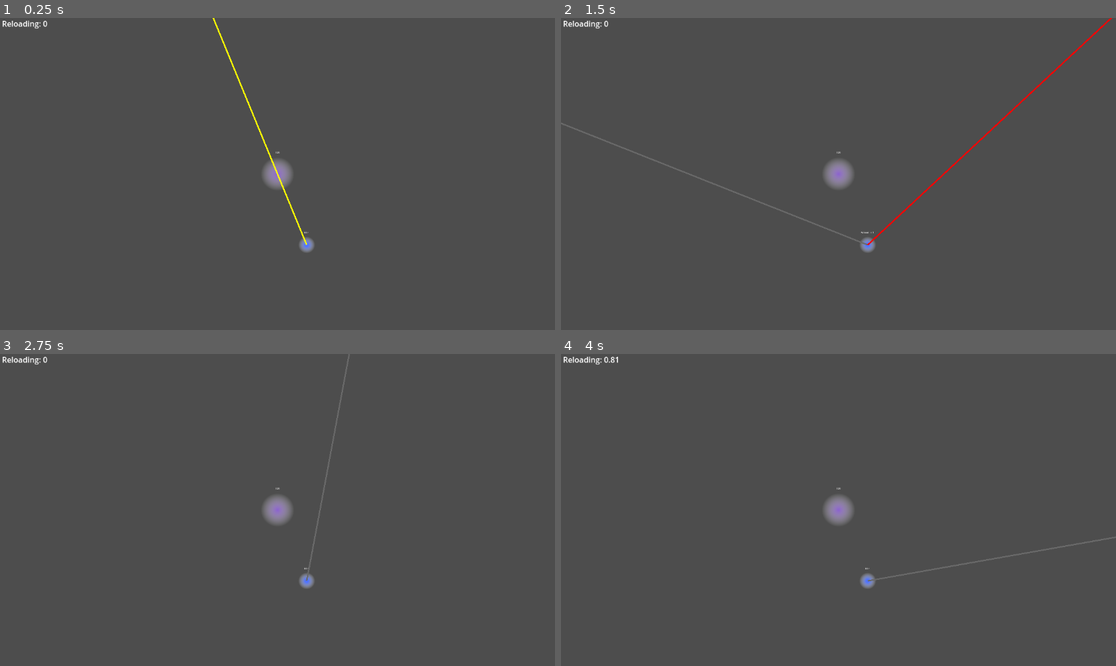
Above: before the commit, frames 1-4 (two rows, left to right).
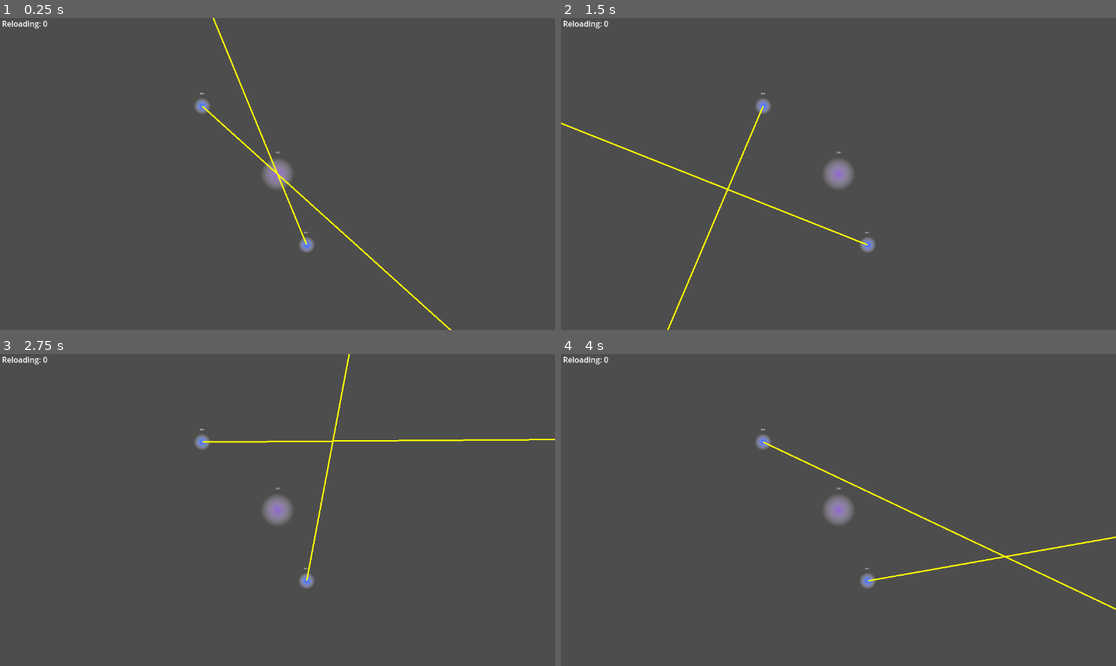
Above: after the commit, the same moments.

Repository: dwlee0802/ProbabilityShooter
Game: Godot game, scene res://Scenes/game.tscn
The game is run twice, just before and just after one commit, with the same random seed, the same clock (stepped at 60 frames per second) and the same inputs.
Inputs (mouse positions are in pixels of both pictures, inside the frame that each line leads up to):
- Up to frame 1 (0.25 s): no input
- Up to frame 2 (1.5 s): tap Enter at 0.5 s; move the mouse to (960, 158) at 0.52 s; click (960, 158) at 0.6 s; tap 4 (select_unit_four, bound only after the commit) at 0.8, 1.35 s; tap Space at 1.25 s; move the mouse to (727, 189) at 1.27 s
- Up to frame 3 (2.75 s): tap 1 (select_unit_one, bound only after the commit) at 1.55, 2.1 s; tap Enter at 2 s; move the mouse to (333, 441) at 2.02 s; tap 3 (select_unit_three, bound only after the commit) at 2.3 s
- Up to frame 4 (4 s): tap Space at 2.75 s; move the mouse to (810, 572) at 2.77 s; tap 3 (select_unit_three, bound only after the commit) at 2.85 s; tap 2 (select_unit_two, bound only after the commit) at 3.05, 3.6 s; tap Enter at 3.5 s; move the mouse to (1005, 556) at 3.52 s; click (1005, 556) at 3.8 s

The runs differ from the first frame. In frame 1, 0.4% of the frame differs, in the area x 35-82%, y 23-100%; in frame 2, 1.1%, in the area x 0-100%, y 0-100%; in frame 3, 0.7%; in frame 4, 0.8%.

Commit message:
Unit selection.

Diff:
--- a/Scenes/CameraControl.gd
+++ b/Scenes/CameraControl.gd
@@ -1,4 +1,5 @@
 extends Camera2D
+class_name CameraControl
 
 @export
 var zoomSpeed: float = 10.0
@@ -39,3 +40,6 @@
 	if dragging:
 		var offset_vector: Vector2 = get_viewport().get_mouse_position() - mouse_pos_init
 		position = camera_pos_init - offset_vector * 1 / zoom.x
+
+func center_camera(at_pos: Vector2) -> void:
+	position = at_pos
--- a/Scenes/States/idle_state.gd
+++ b/Scenes/States/idle_state.gd
@@ -9,6 +9,11 @@
 func enter() -> void:
 	super()
 	parent.state_label.text = "Idle"
+
+func exit() -> void:
+	super()
+	if parent.action_one_reload_timer.is_stopped() == false:
+		parent.action_one_reload_timer.stop()
 
 func process_input(_event: InputEvent) -> State:
 	# right clicking when Idle is move order
@@ -24,4 +29,9 @@
 	return null
 
 func process_frame(_delta: float) -> State:
+	# auto reload
+	if parent.action_one_available == false:
+		if parent.action_one_reload_timer.is_stopped():
+			parent.action_one_reload_timer.start(parent.action_one_reload_time)
+
 	return null
--- a/Scenes/enemy_unit.gd
+++ b/Scenes/enemy_unit.gd
@@ -36,8 +36,7 @@
 	var current_direction: Vector2 = linear_velocity.normalized()
 	var current_speed: float = linear_velocity.length()
 
-	var angle_to_core: float = global_position.angle_to_point(core_position)
-	var target_direction: Vector2 = Vector2.from_angle(angle_to_core)
+	var target_direction: Vector2 = global_position.direction_to(core_position)
 
 	var adjustment_force: Vector2 = target_direction - current_direction
 
--- a/Scenes/enemy_unit.tscn
+++ b/Scenes/enemy_unit.tscn
@@ -18,6 +18,7 @@
 
 [node name="EnemyUnit" type="RigidBody2D"]
 gravity_scale = 0.0
+lock_rotation = true
 script = ExtResource("1_wmq3m")
 
 [node name="Sprite2D" type="Sprite2D" parent="."]
--- a/Scenes/game.tscn
+++ b/Scenes/game.tscn
@@ -1,9 +1,10 @@
-[gd_scene load_steps=6 format=3 uid="uid://dxjkqbl8aq56s"]
+[gd_scene load_steps=7 format=3 uid="uid://dxjkqbl8aq56s"]
 
 [ext_resource type="Script" path="res://Scenes/game.gd" id="1_entdd"]
 [ext_resource type="PackedScene" uid="uid://c23cvo0viwxq4" path="res://Scenes/core.tscn" id="1_i48ud"]
 [ext_resource type="Script" path="res://Scenes/CameraControl.gd" id="2_iduqg"]
 [ext_resource type="PackedScene" uid="uid://cxvs0ubbipl35" path="res://Scenes/player_unit.tscn" id="2_jg501"]
+[ext_resource type="Script" path="res://Scenes/input_manager.gd" id="2_webe7"]
 [ext_resource type="Script" path="res://Scenes/user_interface.gd" id="5_cic1u"]
 
 [node name="Game" type="Node2D"]
@@ -15,7 +16,12 @@
 [node name="SpawnTimer" type="Timer" parent="."]
 process_callback = 0
 
-[node name="Camera2D" type="Camera2D" parent="."]
+[node name="InputManager" type="Node" parent="." node_paths=PackedStringArray("unit_one", "unit_two")]
+script = ExtResource("2_webe7")
+unit_one = NodePath("../PlayerUnit")
+unit_two = NodePath("../PlayerUnit2")
+
+[node name="Camera2D" type="Camera2D" parent="InputManager"]
 zoom = Vector2(0.3, 0.3)
 process_callback = 0
 script = ExtResource("2_iduqg")
@@ -25,6 +31,12 @@
 [node name="PlayerUnit" parent="." instance=ExtResource("2_jg501")]
 position = Vector2(202, 491)
 movement_speed = 500.0
+action_one_reload_time = 0.5
+
+[node name="PlayerUnit2" parent="." instance=ExtResource("2_jg501")]
+position = Vector2(-521, -470)
+movement_speed = 500.0
+action_one_reload_time = 0.5
 
 [node name="Enemies" type="Node2D" parent="."]
 
--- /dev/null
+++ b/Scenes/input_manager.gd
@@ -0,0 +1,43 @@
+extends Node
+
+@export_category("Units")
+@export
+var unit_one: PlayerUnit
+@export
+var unit_two: PlayerUnit
+@export
+var unit_three: PlayerUnit
+@export
+var unit_four: PlayerUnit
+
+@onready
+var camera: CameraControl = $Camera2D
+
+
+func _physics_process(delta):
+	if Input.is_action_just_pressed("select_unit_one"):
+		if unit_one != null:
+			unit_one.selected = !unit_one.selected
+	if Input.is_action_just_pressed("select_unit_two"):
+		if unit_two != null:
+			unit_two.selected = !unit_two.selected
+	if Input.is_action_just_pressed("select_unit_three"):
+		if unit_three != null:
+			unit_three.selected = !unit_three.selected
+	if Input.is_action_just_pressed("select_unit_four"):
+		if unit_four != null:
+			unit_four.selected = !unit_four.selected
+
+	# center camera onto unit
+	if Input.is_action_just_pressed("center_unit_one"):
+		if unit_one != null:
+			camera.center_camera(unit_one.position)
+	if Input.is_action_just_pressed("center_unit_two"):
+		if unit_two != null:
+			camera.center_camera(unit_two.position)
+	if Input.is_action_just_pressed("center_unit_three"):
+		if unit_three != null:
+			camera.center_camera(unit_three.position)
+	if Input.is_action_just_pressed("center_unit_four"):
+		if unit_four != null:
+			camera.center_camera(unit_four.position)
--- a/Scenes/player_unit.gd
+++ b/Scenes/player_unit.gd
@@ -9,6 +9,8 @@
 var state_machine: StateMachine = $StateMachine
 
 @export_category("Unit Stats")
+@export
+var selected: bool = false
 @export
 var movement_speed: float = 100
 
@@ -41,6 +43,9 @@
 	attack_line.default_color = attack_color
 
 func _unhandled_input(event: InputEvent) -> void:
+	if !selected:
+		return
+
 	state_machine.process_input(event)
 
 	if Input.is_action_just_pressed("action_one") and !action_one_available:
--- a/project.godot
+++ b/project.godot
@@ -46,6 +46,46 @@
 "events": [Object(InputEventMouseButton,"resource_local_to_scene":false,"resource_name":"","device":-1,"window_id":0,"a …(258 unchanged characters)…
 ]
 }
+select_unit_one={
+"deadzone": 0.5,
+"events": [Object(InputEventKey,"resource_local_to_scene":false,"resource_name":"","device":-1,"window_id":0,"alt_pressed":false,"shift_pressed":false,"ctrl_pressed":false,"meta_pressed":false,"pressed":false,"keycode":0,"physical_keycode":49,"key_label":0,"unicode":49,"echo":false,"script":null)
+]
+}
+center_unit_one={
+"deadzone": 0.5,
+"events": [Object(InputEventKey,"resource_local_to_scene":false,"resource_name":"","device":-1,"window_id":0,"alt_pressed":false,"shift_pressed":true,"ctrl_pressed":false,"meta_pressed":false,"pressed":false,"keycode":0,"physical_keycode":49,"key_label":0,"unicode":49,"echo":false,"script":null)
+]
+}
+select_unit_two={
+"deadzone": 0.5,
+"events": [Object(InputEventKey,"resource_local_to_scene":false,"resource_name":"","device":-1,"window_id":0,"alt_pressed":false,"shift_pressed":false,"ctrl_pressed":false,"meta_pressed":false,"pressed":false,"keycode":0,"physical_keycode":50,"key_label":0,"unicode":50,"echo":false,"script":null)
+]
+}
+center_unit_two={
+"deadzone": 0.5,
+"events": [Object(InputEventKey,"resource_local_to_scene":false,"resource_name":"","device":-1,"window_id":0,"alt_pressed":false,"shift_pressed":true,"ctrl_pressed":false,"meta_pressed":false,"pressed":false,"keycode":0,"physical_keycode":50,"key_label":0,"unicode":64,"echo":false,"script":null)
+]
+}
+select_unit_three={
+"deadzone": 0.5,
+"events": [Object(InputEventKey,"resource_local_to_scene":false,"resource_name":"","device":-1,"window_id":0,"alt_pressed":false,"shift_pressed":false,"ctrl_pressed":false,"meta_pressed":false,"pressed":false,"keycode":0,"physical_keycode":51,"key_label":0,"unicode":51,"echo":false,"script":null)
+]
+}
+select_unit_four={
+"deadzone": 0.5,
+"events": [Object(InputEventKey,"resource_local_to_scene":false,"resource_name":"","device":-1,"window_id":0,"alt_pressed":false,"shift_pressed":false,"ctrl_pressed":false,"meta_pressed":false,"pressed":false,"keycode":0,"physical_keycode":52,"key_label":0,"unicode":52,"echo":false,"script":null)
+]
+}
+center_unit_three={
+"deadzone": 0.5,
+"events": [Object(InputEventKey,"resource_local_to_scene":false,"resource_name":"","device":-1,"window_id":0,"alt_pressed":false,"shift_pressed":true,"ctrl_pressed":false,"meta_pressed":false,"pressed":false,"keycode":0,"physical_keycode":51,"key_label":0,"unicode":35,"echo":false,"script":null)
+]
+}
+center_unit_four={
+"deadzone": 0.5,
+"events": [Object(InputEventKey,"resource_local_to_scene":false,"resource_name":"","device":-1,"window_id":0,"alt_pressed":false,"shift_pressed":true,"ctrl_pressed":false,"meta_pressed":false,"pressed":false,"keycode":0,"physical_keycode":52,"key_label":0,"unicode":36,"echo":false,"script":null)
+]
+}
 
 [rendering]
 
